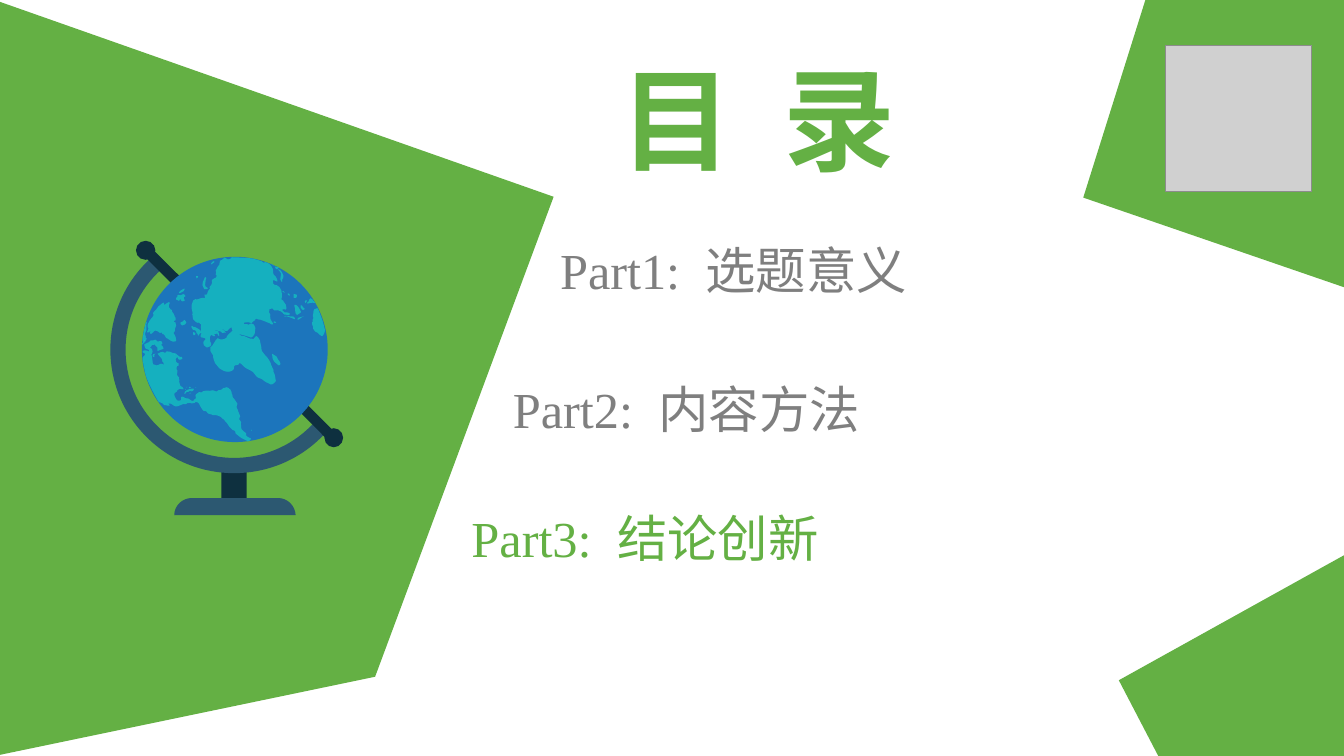
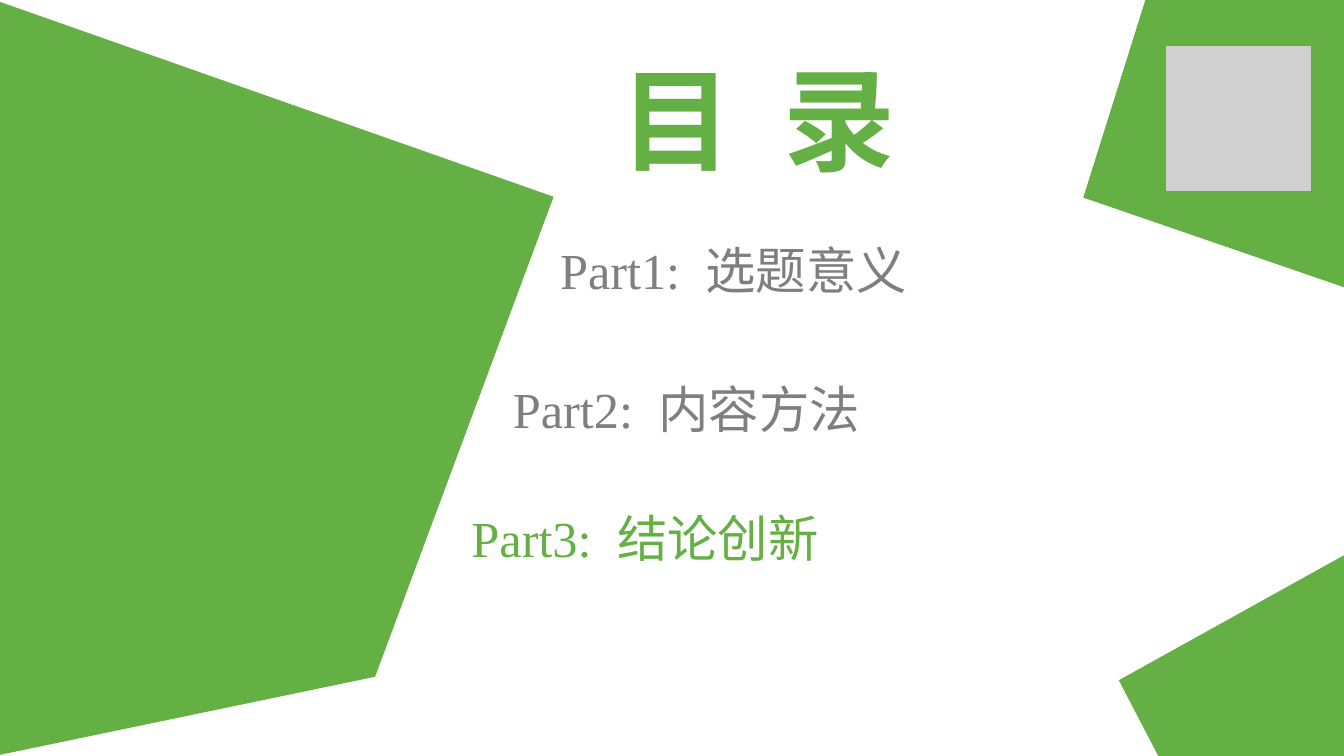
Before and after one commit to RyanWangg/FinalPaper, a slide deck: slide 11 of 毕业论文答辩展示.ppt. Drawn at 1344x756 pixels with LibreOffice and Linux fonts; fonts in the diff are those of the drawing; grey boxes stand for pictures; background and template pictures are left out. Boxes give left, top, right and bottom in pixels: in the first picture for what was removed or moved away, otherwise in the second. Text is boxed around its words. In the diff, an @@ line names an element or a change of style, - is before the commit and + after.

```diff
--- a/毕业论文答辩展示.ppt
+++ b/毕业论文答辩展示.ppt
@@ group removed at (99, 241, 344, 515): 41 freeform shapes, 2 ellipses, 1 rectangle @@
```
Also in this commit, not shown: 3 other slides changed.
